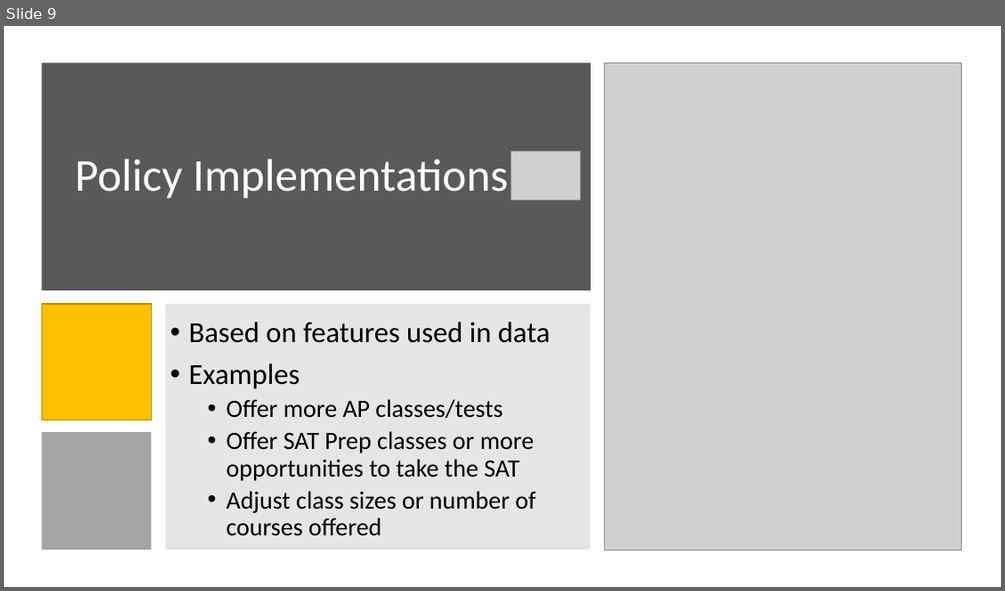
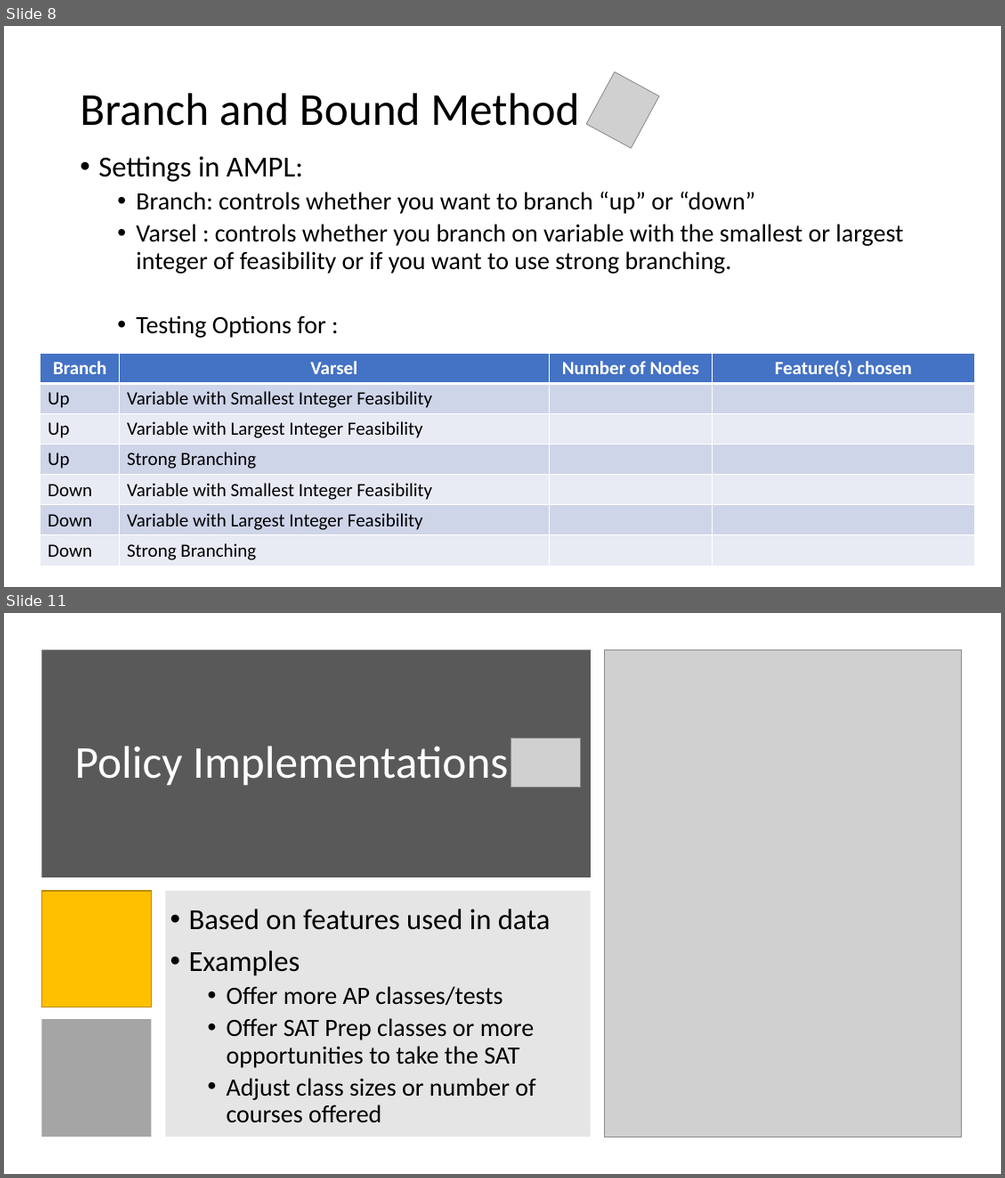
Before and after one commit to DillWithIt77/D2P-Spring-2021, a slide deck: Presentations/Trees Get Degrees_Full_Presentation.pptx. Shown one above the other, each under a label of ours: slide 9 before the commit, slides 8 and 11 after it; the slides between them are not shown. The pictures are 1005x591 and 1005x1178 pixels, drawn with LibreOffice and Linux fonts; fonts in the diff are those of the drawing; grey boxes stand for pictures. Boxes give left, top, right and bottom in pixels: in the first picture for what was removed or moved away, otherwise in the second. Text is boxed around its words. In the diff, an @@ line names an element or a change of style, - is before the commit and + after.

```diff
--- a/Presentations/Trees Get Degrees_Full_Presentation.pptx
+++ b/Presentations/Trees Get Degrees_Full_Presentation.pptx
@@ slide 8 added at (4,26,1001,587), background #FFFFFF @@
@@ picture added at (587,72,660,148) @@
@@ title added at (80,93,579,126), 44 pt, text #000000 @@
+Branch and Bound Method
@@ text added at (98,156,903,338), 24 pt, text #000000 @@
+• Settings in AMPL:
+  • Branch: controls whether you want to branch “up” or “down”
+  • Varsel : controls whether you branch on variable with the smallest or largest integer of feasibility or if you want to use strong branching.
+  • Testing Options for :
@@ table added at (40,354,975,566), 7 rows, 4 columns @@
+Branch | Varsel | Number of Nodes | Feature(s) chosen
+Up | Variable with Smallest Integer Feasibility |  | 
+Up | Variable with Largest Integer Feasibility |  | 
+Up | Strong Branching |  | 
+Down | Variable with Smallest Integer Feasibility |  | 
+Down | Variable with Largest Integer Feasibility |  | 
+Down | Strong Branching |  | 
@@ what was slide 9 is now slide 11 @@
```
Also in this commit, not shown: 3 slides changed, 2 other slides added, 1 slide removed.
